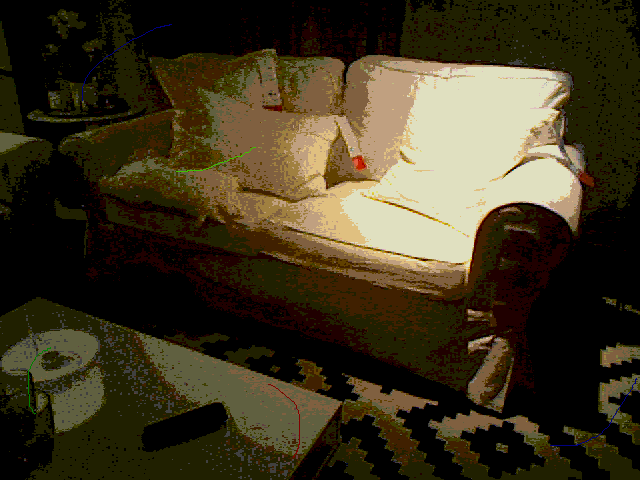
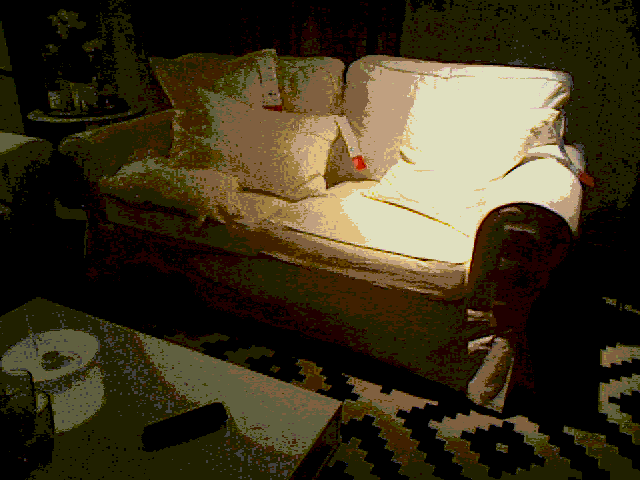
Layered file, before and after one edit (640 x 480). Changes by layer:
removed layer "Layer #1" over left=28, top=24, right=637, bottom=458
